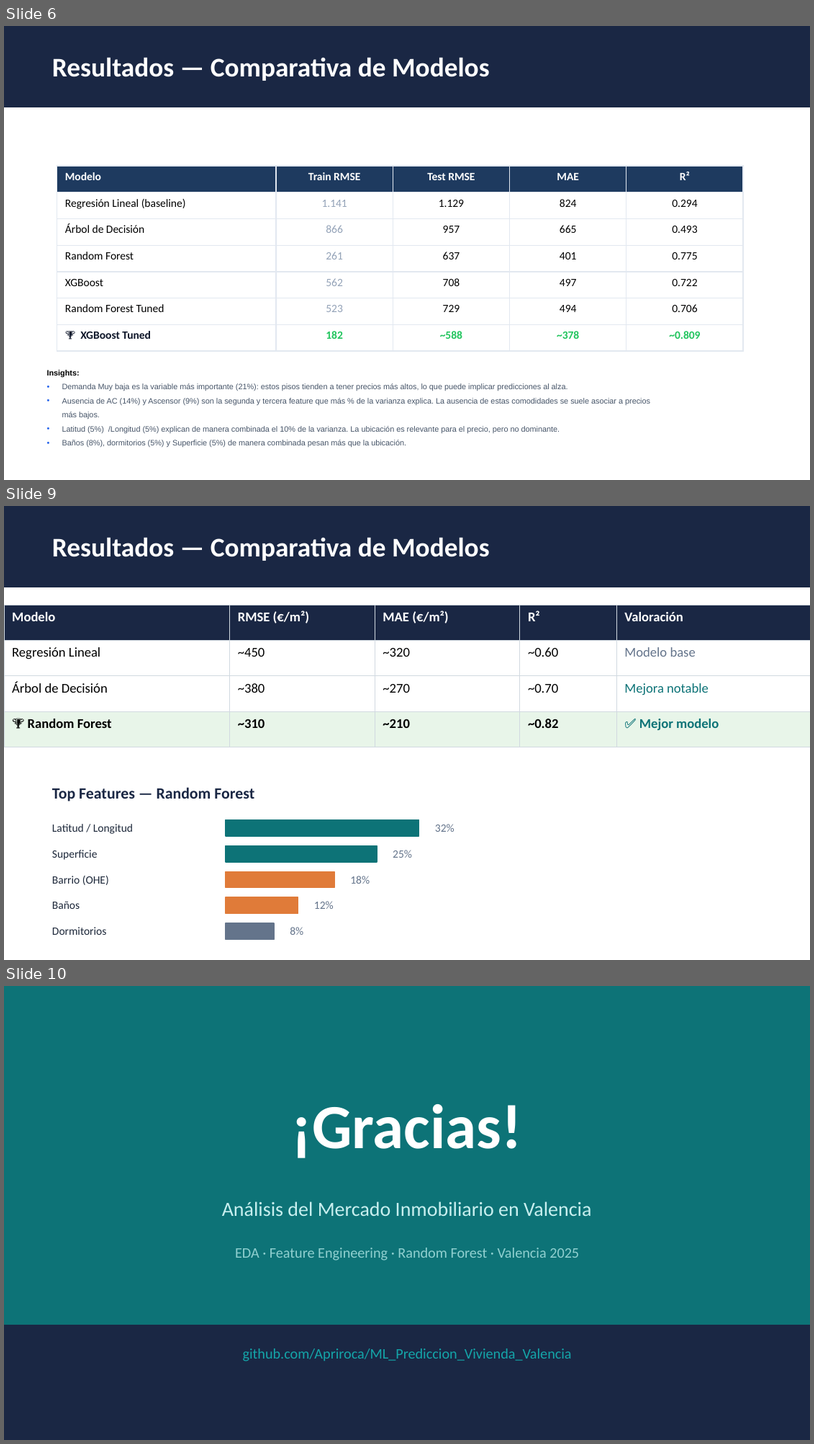
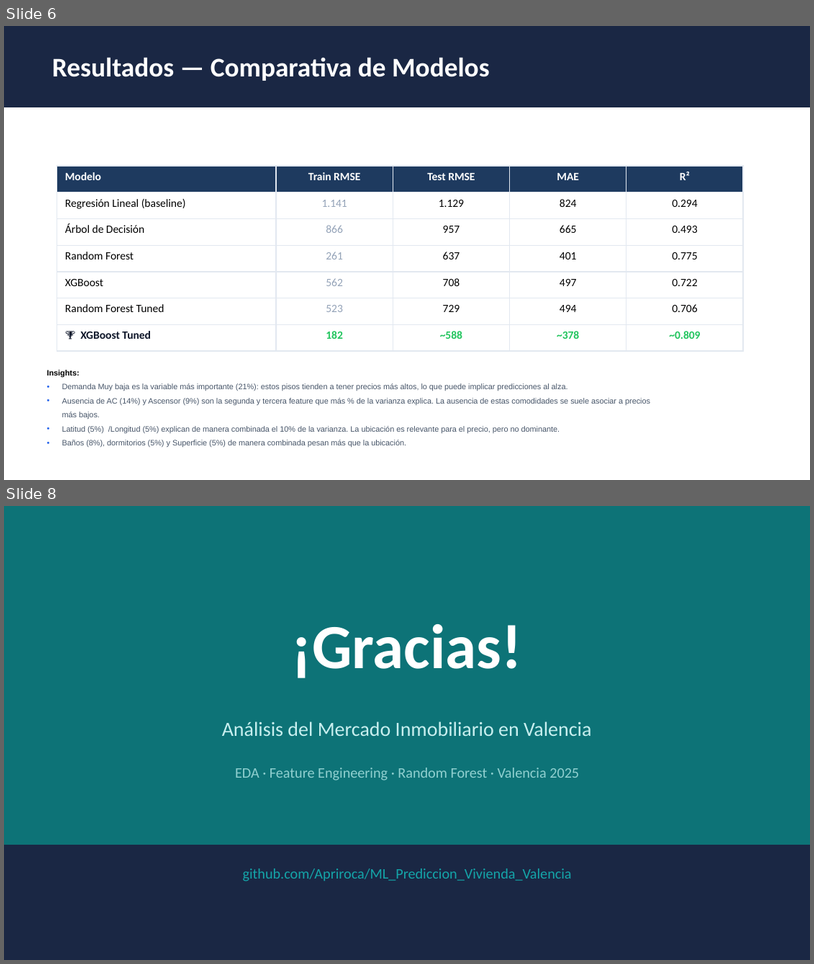
Before and after one commit to Apriroca/ML_Prediccion_Vivienda_Valencia, a slide deck: Presentacion.pptx. Shown one above the other, each under a label of ours: slides 6, 9 and 10 before the commit, slides 6 and 8 after it; the slides between them are not shown. The pictures are 814x1444 and 814x964 pixels, drawn with LibreOffice and Linux fonts; fonts in the diff are those of the drawing. Boxes give left, top, right and bottom in pixels: in the first picture for what was removed or moved away, otherwise in the second. Text is boxed around its words. In the diff, an @@ line names an element or a change of style, - is before the commit and + after.

```diff
--- a/Presentacion.pptx
+++ b/Presentacion.pptx
@@ slide 9 removed at (4, 506, 810, 960), background #FFFFFF @@
@@ rectangle removed at (4, 506, 810, 587) @@
@@ text removed at (52, 537, 490, 561) @@
-Resultados — Comparativa de Modelos
@@ table removed at (4, 605, 810, 747), 4 rows, 5 columns @@
-Modelo | RMSE (€/m²) | MAE (€/m²) | R² | Valoración
-Regresión Lineal | ~450 | ~320 | ~0.60 | Modelo base
-Árbol de Decisión | ~380 | ~270 | ~0.70 | Mejora notable
-🏆 Random Forest | ~310 | ~210 | ~0.82 | ✅ Mejor modelo
@@ text removed at (52, 787, 255, 801) @@
-Top Features — Random Forest
@@ text removed at (52, 824, 133, 834) @@
-Latitud / Longitud
@@ rectangle removed at (226, 820, 419, 836) @@
@@ text removed at (435, 824, 455, 831) @@
-32%
@@ text removed at (52, 849, 98, 860) @@
-Superficie
@@ rectangle removed at (226, 846, 378, 862) @@
@@ text removed at (393, 849, 412, 857) @@
-25%
@@ rectangle removed at (226, 871, 334, 888) @@
@@ text removed at (52, 875, 109, 885) @@
-Barrio (OHE)
@@ text removed at (350, 875, 370, 883) @@
-18%
@@ text removed at (52, 901, 80, 908) @@
-Baños
@@ rectangle removed at (226, 897, 298, 914) @@
@@ text removed at (314, 901, 334, 908) @@
-12%
@@ text removed at (52, 926, 106, 934) @@
-Dormitorios
@@ rectangle removed at (226, 923, 274, 939) @@
@@ text removed at (290, 926, 304, 934) @@
-8%
@@ what was slide 10 is now slide 8 @@
```
Also in this commit, not shown: 2 slides changed, 1 slide added, 2 other slides removed.
